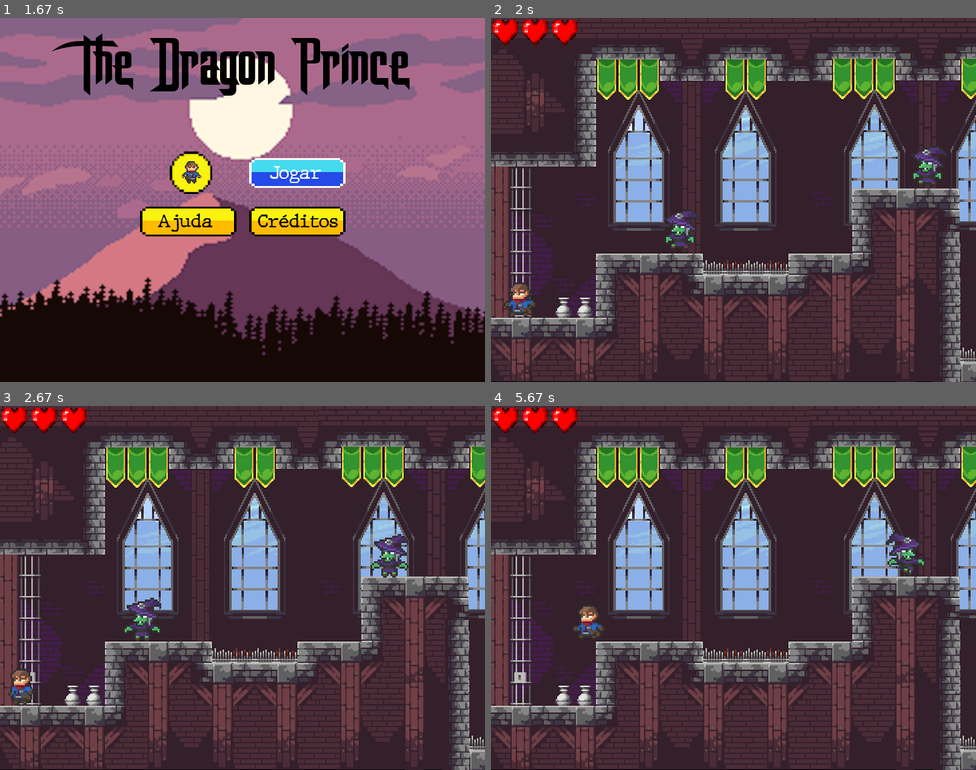
Above: before the commit, frames 1-4 (two rows, left to right).
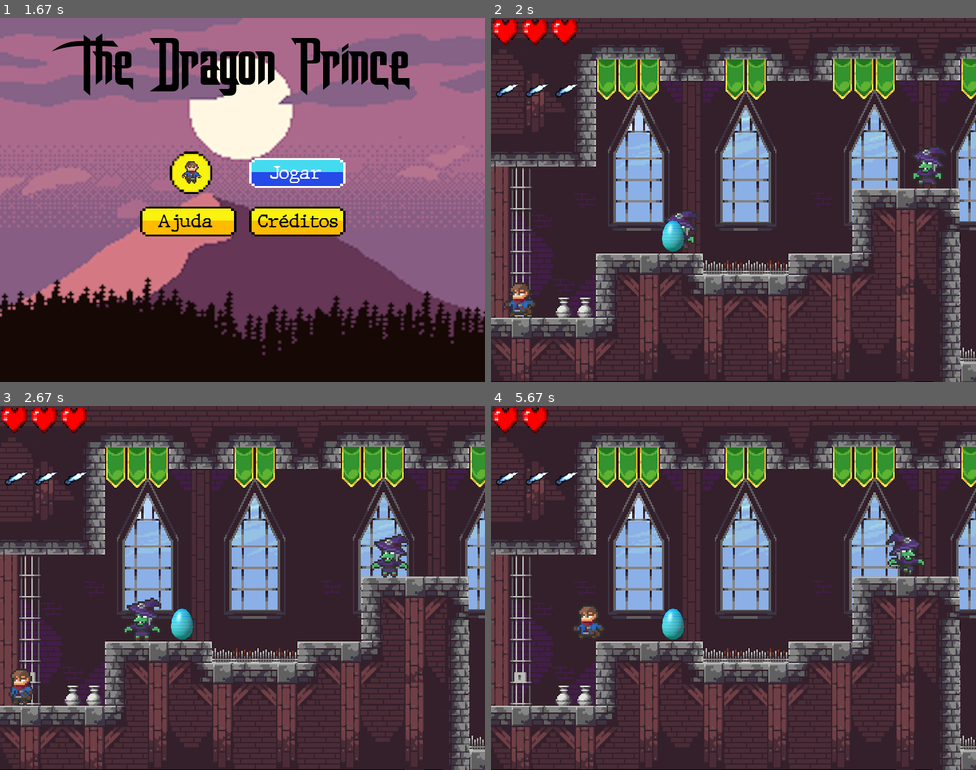
Above: after the commit, the same moments.

Repository: samarasrs/Projeto_ces22
Game: pygame game, started from Dragon_Prince_Level1.py
Two runs of this game, one before a commit and one after it. Both use one fixed random seed, a clock stepped at 60 frames per second and the inputs below.
Inputs:
- Up to frame 1 (1.67 s): hold Right 0.33-0.8 s; tap Enter at 1.33 s
- Up to frame 2 (2 s): hold Left from 1.67 s (still down)
- Up to frame 3 (2.67 s): release Left at 2.2 s; hold Left 2.23-2.63 s
- Up to frame 4 (5.67 s): hold Up 2.67-3.03 s; hold Right 3.07-3.7 s; hold Left 3.73-4.2 s; hold Right 4.23-4.7 s; hold Up 4.73-5.03 s; hold Right 5.07-5.53 s; hold Left from 5.57 s (still down)

Frame 1 is identical in both runs. In frame 2, 0.5% of the frame differs, in the area x 1-40%, y 18-65%; in frame 3, 0.5%; in frame 4, 0.8%, in the area x 1-40%, y 0-65%.

Commit message:
simbolos do egg e do poder1

Diff:
--- a/The_Dragon_Price_by_hulk/Sprites.py
+++ b/The_Dragon_Price_by_hulk/Sprites.py
@@ -20,6 +20,9 @@
             image = pg.transform.scale(image, (width * 3, height * 3))
         else:
             image = pg.transform.scale(image, (width, height // 3))
+        if width == 120:
+            if height == 165:
+                image = pg.transform.scale(image, (width // 10, height // 10))
 
         return image
 
@@ -76,6 +79,15 @@
             self.heart_rect3.x = 98
             self.heart_rect3.y = 0
             self.game.screen.blit(self.heart_image3, self.heart_rect3)
+
+    def show_egg(self):
+        self.egg_image = self.game.spritesheet_egg.get_image(0, 0, 120, 165, True)
+        self.egg_image.set_colorkey(BLACK)
+        self.egg_rect = self.egg_rect.get_rect()
+        self.egg_rect.x = 20
+        self.egg_rect.y = 20
+        self.game.screen.blit(self.egg_image, self.egg_rect)
+
 
 
 
--- a/The_Dragon_Price_by_hulk/main.py
+++ b/The_Dragon_Price_by_hulk/main.py
@@ -34,6 +34,8 @@
         self.spritesheet = Spritesheet(path.join(img_dir, SPRITESHEET))
         self.spritesheet_player = Spritesheet(path.join(img_dir, CALLUM))
         self.spritesheet_heart = Spritesheet(path.join(img_dir, HEART))
+        self.spritesheet_egg = Spritesheet(path.join(img_dir, HEART))
+
 
 
 
--- a/The_Dragon_Price_by_hulk/settings.py
+++ b/The_Dragon_Price_by_hulk/settings.py
@@ -8,6 +8,7 @@
 SPRITESHEET = "spritesheet_jumper.png"
 CALLUM = "callum.png"
 HEART = "heart.png"
+EGG = "egg.png"
 
 # Player properties
 PLAYER_ACC = 0.8
--- a/data/components/callum2.py
+++ b/data/components/callum2.py
@@ -19,10 +19,13 @@
         self.setup_force()
         self.load_images()
         self.looking = c.RIGHT
-        self.number_of_lifes = 10
+        self.number_of_lifes = 3
         self.image = self.walking_normal_frames_r[0]
         self.rect = self.image.get_rect()
         self.mask = pg.mask.from_surface(self.image)
+
+        #eggs
+        self.number_of_eggs = 0
 
         #poder
         self.allow_power1 = False
@@ -30,7 +33,7 @@
         self.last_power1_time = 0
         self.last_power2_time = 0
         self.imagepower1 = None
-        self.power1_count = 0
+        self.power1_count = 3
         self.power2_count = 0
 
 #SETUP
--- /dev/null
+++ b/data/components/egg.py
@@ -0,0 +1,221 @@
+import pygame as pg
+from pygame.math import Vector2
+from .. import setup, tools
+from .. import constants as c
+vec = pg.math.Vector2
+
+class Egg(pg.sprite.Sprite):
+    def __init__(self, is_witch):
+        pg.sprite.Sprite.__init__(self)
+        self.sprite_sheet = setup.GFX['witch']
+
+        self.sprite_sheet_morcego = setup.GFX['morcego']
+
+        self.state = c.STAND
+        self.state_ant = c.STAND
+        self.walking_timer = 0
+        self.jumping_timer = 0
+        self.current_frame = 0
+        self.die_timer = 0
+        self.is_witch = is_witch
+        self.allow_jump = True
+        self.dead = False
+        self.setup_force()
+        self.load_images()
+
+
+
+        self.image = self.standing_frames[0]
+        self.rect = self.image.get_rect()
+        self.mask = pg.mask.from_surface(self.image)
+
+#SETUP
+
+    def setup_force(self):
+        self.vel = vec(0, 0)
+        self.max_x_vel = c.MAX_WALK_SPEED
+        self.max_y_vel = c.MAX_Y_VEL
+        self.x_accel = c.WALK_ACCEL
+
+        self.gravity = c.GRAVITY
+
+# IMAGEM
+
+    def get_image(self, x, y, width, height):
+        # Pega imagem do arquivo filename
+        image = pg.Surface((width, height))
+        rect = image.get_rect()
+        if self.is_witch:
+            image.blit(self.sprite_sheet, (0, 0), (x, y, width, height))
+        else:
+            #print("morcego")
+            image.blit(self.sprite_sheet_morcego, (0, 0), (x, y, width, height))
+        image = pg.transform.scale(image,
+                                   (int(rect.width * c.SIZE_MULTIPLIER),
+                                    int(rect.height * c.SIZE_MULTIPLIER)))
+        return image
+
+
+    def load_images(self):
+
+        if self.is_witch:
+            self.standing_frames = [self.get_image(68, 52, 120, 165)]
+            for frame in self.standing_frames:
+                frame.set_colorkey(c.BLACK)
+
+
+
+
+
+
+
+
+
+
+
+
+
+
+# ESTADOS
+
+    def star_death(self):
+        self.dead = True
+        self.die()
+
+    def die(self):
+        self.image = self.standing_frames[0]
+
+        if (self.current_time - self.walking_timer >
+                50):
+            self.current_frame = (self.current_frame + 1) % len(self.dying_frames_r)
+            self.image = self.standing_frames[0]
+            self.walking_timer = self.current_time
+
+        self.die_timer += 1
+        self.vel.x = 0
+        if self.die_timer == 5:
+            self.kill()
+
+    def calculate_animation_speed(self):
+        if self.vel.x == 0:
+            animation_speed = 90
+        elif self.vel.x > 0:
+            animation_speed = 90 - (self.vel.x * (9))
+        else:
+            animation_speed = 90 - (self.vel.x * (9) * -1)
+        return animation_speed
+
+    def walking(self):
+        if self.dead == False:
+            if self.vel.x >= 0:
+                if (self.current_time - self.walking_timer >
+                        250):
+                    self.current_frame = (self.current_frame + 1) % len(self.standing_frames)
+                    self.image = self.standing_frames[0]
+                    self.walking_timer = self.current_time
+            if self.vel.x < 0:
+                if (self.current_time - self.walking_timer >
+                        250):
+                    self.current_frame = (self.current_frame + 1) % len(self.standing_frames)
+                    self.image = self.standing_frames[0]
+                    self.walking_timer = self.current_time
+
+
+        """if keys[tools.keybinding['jump']]:
+            if self.allow_jump:
+                self.state = c.JUMP
+                self.current_frame = 0
+                self.state_ant = c.WALK
+                if self.vel.x > 4.5 or self.vel.x < -4.5:
+                    self.vel.y = c.JUMP_VEL - .5
+                else:
+                    self.vel.y = c.JUMP_VEL"""
+
+
+        """if keys[tools.keybinding['left']]:
+            self.image = self.walking_normal_frames_l[self.current_frame]
+            if abs(self.vel.x) < self.max_x_vel:
+                self.vel.x -= self.x_accel
+                if self.vel.x > -0.5:
+                    self.vel.x= -0.5
+            elif abs(self.vel.x) > self.max_x_vel:
+                self.vel.x += self.x_accel
+
+        elif keys[tools.keybinding['right']]:
+            self.image = self.walking_normal_frames_r[self.current_frame]
+            if self.vel.x < self.max_x_vel:
+                self.vel.x += self.x_accel
+                if self.vel.x < 0.5:
+                    self.vel.x= 0.5
+            elif abs(self.vel.x) > self.max_x_vel:
+                self.vel.x -= self.x_accel
+
+        else:
+            if self.vel.x > 0:
+                self.image = self.walking_normal_frames_r[self.current_frame]
+                self.vel.x -= self.x_accel
+
+            else:
+                self.vel.x = 0
+                self.state = c.STAND
+                self.state_ant = c.WALK
+
+            if self.vel.x < 0:
+                self.image = self.walking_normal_frames_l[self.current_frame]
+                self.vel.x += self.x_accel
+
+
+            else:
+                self.vel.x = 0
+                self.state = c.STAND
+                self.state_ant = c.WALK  """
+
+    """def standing(self, keys):
+        #self.check_to_allow_jump(keys)
+        self.image = self.standing_frames[0]
+        self.vel = vec(0, 0)
+
+        if keys[tools.keybinding['left']] or keys[tools.keybinding['right']]:
+            self.state = c.WALK
+            self.state_ant = c.STAND
+        elif keys[tools.keybinding['jump']]:
+            if self.allow_jump:
+                self.state = c.JUMP
+                self.current_frame = 0
+                self.state_ant = c.STAND
+                self.vel.y = c.JUMP_VEL
+        else:
+            self.state = c.STAND
+
+    def falling(self, keys):
+        if self.vel.y < c.MAX_Y_VEL:
+            self.vel.y += self.gravity
+
+        if keys[tools.keybinding['left']]:
+            if self.vel.x > (self.max_x_vel * - 1):
+                self.vel.x -= self.x_accel
+
+        elif keys[tools.keybinding['right']]:
+            if self.vel.x < self.max_x_vel:
+                self.vel.x += self.x_accel """
+
+    """def die(self):
+        if self.vel.x >= 0:
+            self.image = self.dying_frames_r[0]
+        else:
+            self.image = self.dying_frames_l[0]
+        self.vel.x = 0"""
+
+
+    """def star_death(self, game_info):
+        self.dead = True
+        game_info[c.CALLUM_DEAD] = True
+        self.die()"""
+
+
+# UPDATE
+
+    def update(self, game_info):
+        self.current_time = game_info[c.CURRENT_TIME]
+        #self.handle_states(keys)
+        self.walking()
--- a/data/states/level1.py
+++ b/data/states/level1.py
@@ -2,7 +2,7 @@
 import os
 from .. import setup, tools
 from .. import constants as c
-from ..components import obstaculo, callum2, witch
+from ..components import obstaculo, callum2, witch, egg
 
 
 
@@ -29,10 +29,22 @@
         self.setup_pedras()
         self.setup_callum()
         self.setup_witch()
+
+        self.setup_egg()
+
+
+
         self.setup_spritegroups()
         self.setup_barraca()
 
 # SETUPS
+
+
+    def setup_egg(self):
+        self.egg1 = egg.Egg(True)
+        self.egg1.rect.midbottom = (50,50)
+
+
     def setup_witch(self):
         # criando os objetos inimigos e atribuindo uma posição para eles
         self.witch1 = witch.Witch(True)
@@ -419,6 +431,10 @@
         # criando um grupo para os poderes
         self.power1_group = pg.sprite.Group()
 
+        # Grupo para o sprite do ovo
+
+        self.egg_group = pg.sprite.Group()
+
 # AJUSTES
 
     def adjust_sprites_positions(self):
@@ -560,6 +576,46 @@
         surface.blit(self.level, (0, 0), self.camera)
         # desenhando os "corações" do heroi
         self.show_heart()
+        self.show_egg()
+        self.show_power1()
+
+    def get_power1_image(self, x, y, width, height):
+        # definindo a image do coração
+        self.spritesheet_power1 = setup.GFX['poder1']
+        image = pg.Surface((width, height))
+        rect = image.get_rect()
+
+        image.blit(self.spritesheet_power1, (0, 0), (x, y, width, height))
+        image = pg.transform.scale(image,
+                                   (int(rect.width / 1.2),
+                                    int(rect.height / 1.2)))
+        return image
+
+    def show_power1(self):
+        # apresentando na tela quantos "poderes 1" o heroi possui
+        self.power1_image = self.get_power1_image(383, 211, 55, 32)
+        self.power1_image.set_colorkey(c.BLACK)
+        self.power1_rect = self.power1_image.get_rect()
+        self.power1_rect.x = 0
+        self.power1_rect.y = 105
+        setup.TELA.blit(self.power1_image, self.power1_rect)
+
+        if self.callum.power1_count > 1:
+
+            self.power1_image2 = self.get_power1_image(383, 211, 55, 32)
+            self.power1_image2.set_colorkey(c.BLACK)
+            self.power1_rect2 = self.heart_image2.get_rect()
+            self.power1_rect2.x = 49
+            self.power1_rect2.y = 105
+            setup.TELA.blit(self.power1_image2, self.power1_rect2)
+        if self.callum.power1_count > 2:
+            self.power1_image3 = self.get_power1_image(383, 211, 55, 32)
+            self.power1_image3.set_colorkey(c.BLACK)
+            self.power1_rect3 = self.power1_image3.get_rect()
+            self.power1_rect3.x = 98
+            self.power1_rect3.y = 105
+            setup.TELA.blit(self.power1_image3, self.power1_rect3)
+
 
     def get_heart_image(self, x, y, width, height):
         # definindo a image do coração
@@ -598,6 +654,33 @@
             self.heart_rect3.y = 0
             setup.TELA.blit(self.heart_image3, self.heart_rect3)
 
+
+    def get_egg_image(self, x, y, width, height):
+        # definindo a image do coração
+        self.spritesheet_egg = setup.GFX['egg']
+        image = pg.Surface((width, height))
+        rect = image.get_rect()
+
+        image.blit(self.spritesheet_egg, (0, 0), (x, y, width, height))
+        image = pg.transform.scale(image,
+                                   (int(rect.width // 3),
+                                    int(rect.height // 3)))
+        return image
+    def show_egg(self):
+        # apresentando na tela quantos "corações" o heroi possui
+
+        self.egg_image = self.get_egg_image(68, 52, 120, 165)
+        self.egg_image.set_colorkey(c.BLACK)
+        self.egg_rect = self.egg_image.get_rect()
+        if self.callum.number_of_eggs > 0:
+            self.egg_rect.x = 0
+            self.egg_rect.y = 50
+        else:
+            self.egg_rect.midbottom = (300, 388)
+
+
+        setup.TELA.blit(self.egg_image, self.egg_rect)
+
 # UPDATES
 
     def update(self, surface, keys, current_time):
@@ -635,10 +718,17 @@
         self.morcego3.update(self.game_info)
         self.morcego4.update(self.game_info)
 
+        self.egg1.update(self.game_info)
+
+        self.update_number_of_eggs()
+        self.show_egg()
+
         self.adjust_sprites_positions()
         self.check_callum_dead()
         self.update_camera()
-
+    def update_number_of_eggs(self):
+        if self.callum.rect.x > 240:
+            self.callum.number_of_eggs = 1
     def end_game(self):
         self.next = c.GAME_OVER
         if self.callum.die_timer == 150:
Binary file added: resources/graphics/egg.png
Binary file added: resources/graphics/poder1.png
